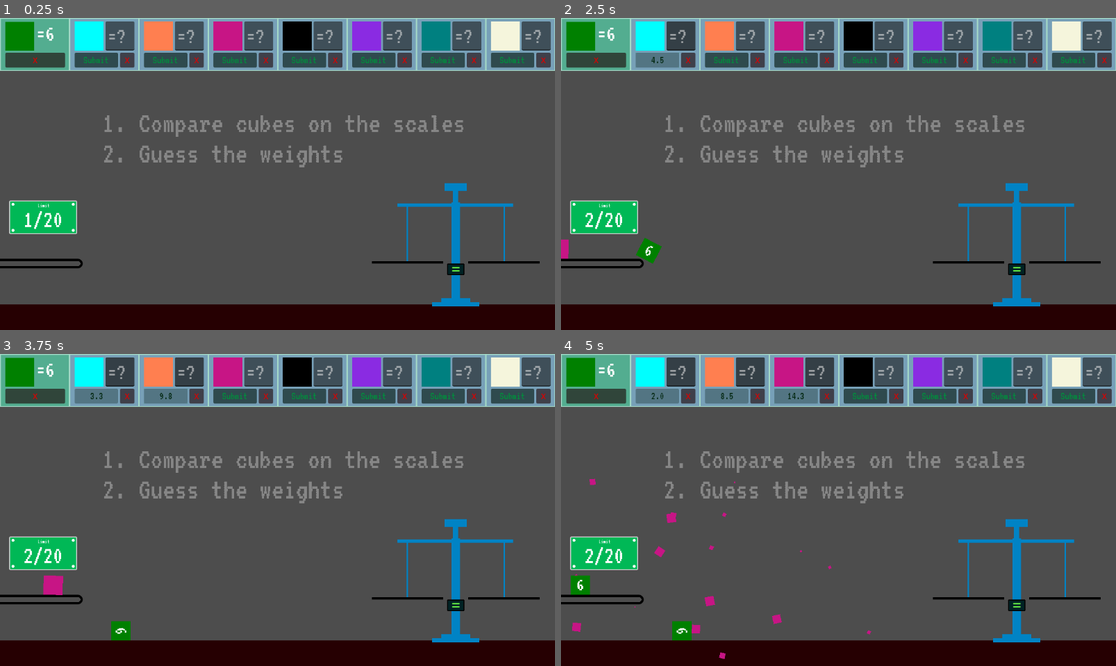
Above: before the commit, frames 1-4 (two rows, left to right).
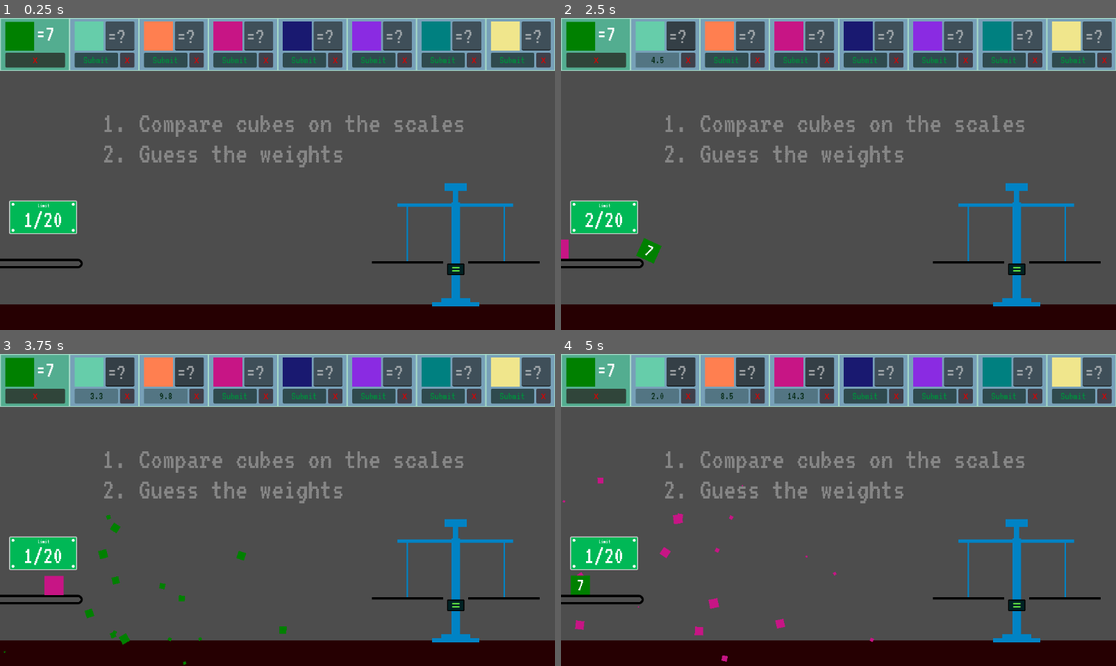
Above: after the commit, the same moments.

Repository: bjornarprytz/scale
Game: Godot game, scene res://main.tscn
Two runs of this game, one before a commit and one after it. Both use one fixed random seed, a clock stepped at 60 frames per second and the inputs below.
Inputs (mouse positions are in pixels of both pictures, inside the frame that each line leads up to):
- Up to frame 1 (0.25 s): no input
- Up to frame 2 (2.5 s): click (683, 36) at 0.52 s; type "Alex" at 0.6 s; click (749, 36) at 0.75 s; type "Alex" at 0.83 s; click (821, 36) at 0.98 s; type "Alex" at 1.07 s; click (888, 36) at 1.27 s; type "Alex" at 1.35 s; click (960, 36) at 1.5 s; type "Alex" at 1.58 s; click (1027, 36) at 1.73 s; type "Alex" at 1.82 s; click "Submit" at 2 s
- Up to frame 3 (3.75 s): click (538, 372) at 2.77 s; type "Alex" at 2.85 s; click "Submit" at 3.5 s
- Up to frame 4 (5 s): click "Submit" at 4.25 s

The runs differ from the first frame. In frame 1, 1.5% of the frame differs, in the area x 8-94%, y 1-11%; in frame 2, 1.6%; in frame 3, 2.1%; in frame 4, 2.3%, in the area x 0-94%, y 1-99%.

Commit message:
bounce and color tweaking

Diff:
--- a/src/autoload/autoload.gd
+++ b/src/autoload/autoload.gd
@@ -11,14 +11,14 @@
 var exploded_cubes := 0
 
 var possible_colors = [
-	Color.AQUA,
+	Color.MEDIUM_AQUAMARINE,
 	Color.CORAL,
 	Color.WEB_GREEN,
 	Color.MEDIUM_VIOLET_RED,
-	Color.BLACK,
+	Color.MIDNIGHT_BLUE,
 	Color.BLUE_VIOLET,
 	Color.TEAL,
-	Color.BEIGE
+	Color.KHAKI
 ]
 
 func submit_answer(kind: ElementCube.Kind, answer: int) -> bool:
@@ -49,6 +49,7 @@
 		kind.color = c
 		kind.weight = w
 		kind.stability = randi_range(15, 30)
+		kind.bounce = randf_range(0.0, 0.8)
 
 		kinds.push_back(kind)
 
--- a/src/things/cube.gd
+++ b/src/things/cube.gd
@@ -7,6 +7,7 @@
 	var color : Color
 	var weight : int
 	var stability : int
+	var bounce : float
 
 @export var damageMultiplier = 0.1  # You can adjust this value to control the damage
 
@@ -15,6 +16,7 @@
 		kind = value
 		$Color.modulate = kind.color
 		$Explosion.modulate = kind.color
+		physics_material_override.bounce = kind.bounce
 		if (Autoload.correct_answers.has(kind)):
 			_reveal_weight()
 		else:
@@ -22,6 +24,7 @@
 
 @onready var boom : CPUParticles2D = $Explosion
 @onready var shape : CollisionShape2D = $Shape
+@onready var light : PointLight2D = $Light
 
 var prev_pos : Vector2
 var momentum : Vector2
@@ -99,9 +102,11 @@
 
 func _on_mouse_entered() -> void:
 	hovered = true
+	light.visible = true
 
 func _on_mouse_exited() -> void:
 	hovered = false
+	light.visible = false
 
 func _get_contrast(c : Color) -> Color:
 	var red = c.r
--- a/src/things/cube.tscn
+++ b/src/things/cube.tscn
@@ -1,10 +1,12 @@
-[gd_scene load_steps=6 format=3 uid="uid://ccgjssadsykiy"]
+[gd_scene load_steps=7 format=3 uid="uid://ccgjssadsykiy"]
 
 [ext_resource type="Script" path="res://things/cube.gd" id="1_talj7"]
 [ext_resource type="FontFile" uid="uid://ck5dgaslygqp3" path="res://things/VT323-Regular.ttf" id="2_4tu4y"]
+[ext_resource type="Texture2D" uid="uid://dscec4wxigo04" path="res://things/white-square.png" id="3_2dnhe"]
 
 [sub_resource type="PhysicsMaterial" id="PhysicsMaterial_4aivi"]
 friction = 0.5
+bounce = 0.49
 
 [sub_resource type="RectangleShape2D" id="RectangleShape2D_xcpp7"]
 size = Vector2(40, 40)
@@ -70,6 +72,12 @@
 bbcode_enabled = true
 scroll_active = false
 
+[node name="Light" type="PointLight2D" parent="."]
+visible = false
+scale = Vector2(2.5, 2.5)
+energy = 0.5
+texture = ExtResource("3_2dnhe")
+
 [connection signal="body_entered" from="." to="." method="_on_RigidBody2D_body_entered"]
 [connection signal="mouse_entered" from="." to="." method="_on_mouse_entered"]
 [connection signal="mouse_exited" from="." to="." method="_on_mouse_exited"]
Not shown, changed: readme.md
